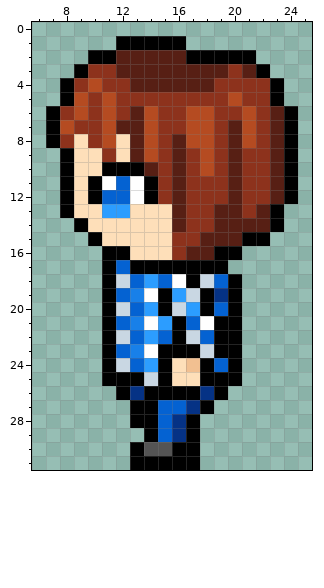
Pixel-art sprite: src/Images/Sprites/Dude1/left2.png. The picture above was drawn from the file before the commit.
The file is 32x32 pixels. Shown: x 6..25, y 0..31.
After:
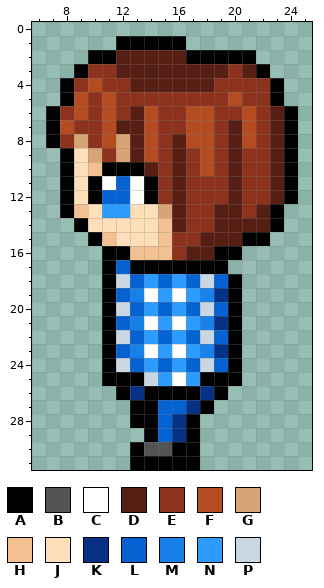
Palette (. is transparent): A #000000  B #545454  C #ffffff  D #571f14  E #8d321c  F #b54b21  G #d7a475  H #f2c091  J #fedfb9  K #053285  L #0462d2  M #1880e9  N #2c9dff  P #c9d7e3
What changed:
@@ x 6..25 @@
  7 .AFEEFDDFEEFFEDFEDA.
- 8 .AEJEFJDFEDFFEDFEDA.
- 9 ..AJJEJDFEDEFEDEEDA.
-10 ..AJJAAADEDEFEDEEDA.
+ 8 .AEGEFGDFEDFFEDFEDA.
+ 9 ..AJGEGDFEDEFEDEEDA.
+10 ..AJHAAADEDEFEDEEDA.
 11 ..AJACLCAEDEEEDEEDA.
 12 ..AJALLCAEDEEEDEEDA.
-13 ..AJJNNJJJDEEDDEDA..
-14 ...AJJJJJJDEEDDDDA..
-15 ....AJJJJJEEDDDAA...
-16 .....AAJJJEDDAA.....
+13 ..AHJNNJJGDEEDDEDA..
+14 ...AJJJJJHDEEDDDDA..
+15 ....AHJJJHEEDDDAA...
+16 .....AAHHHEDDAA.....
 17 .....ALAAAAAAA......
-18 .....APLNLCAPLA.....
-19 .....ALMCANPAKA.....
-20 .....APLNAPNALA.....
-21 .....ALMCNALCAA.....
-22 .....APLNLAPLAA.....
-23 .....ALMCAAAPAA.....
-24 .....APLNAJHALA.....
-25 .....AAAPAJJAAA.....
+18 .....APLNLNLPLA.....
+19 .....ALMCNCNMKA.....
+20 .....APLNLNLPLA.....
+21 .....ALMCNCNMKA.....
+22 .....APLNLNLPLA.....
+23 .....ALMCNCNMKA.....
+24 .....APLNLNLPLA.....
+25 .....AAAPNCNAAA.....
 26 ......AKAAAAKA......
